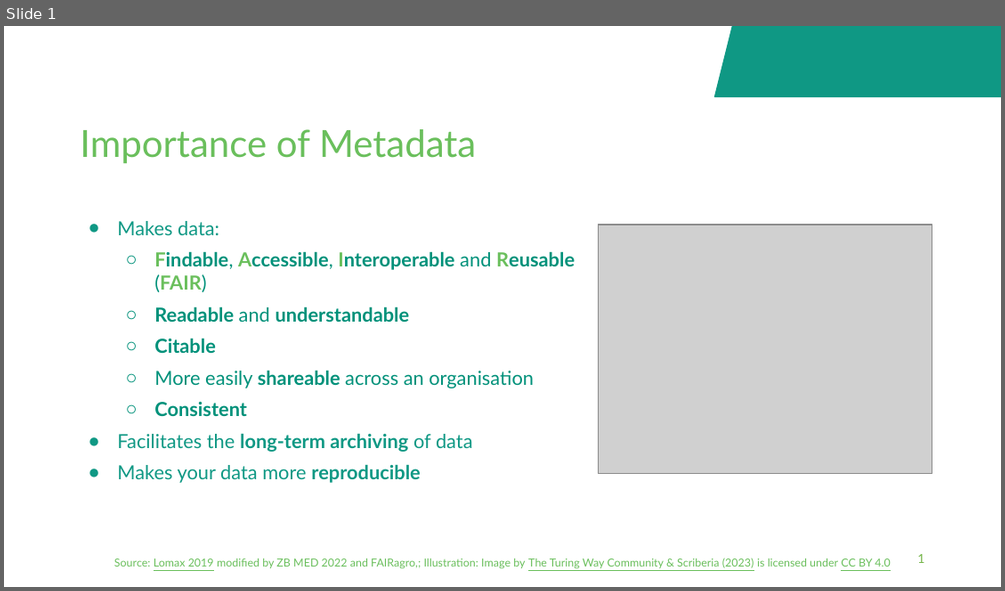
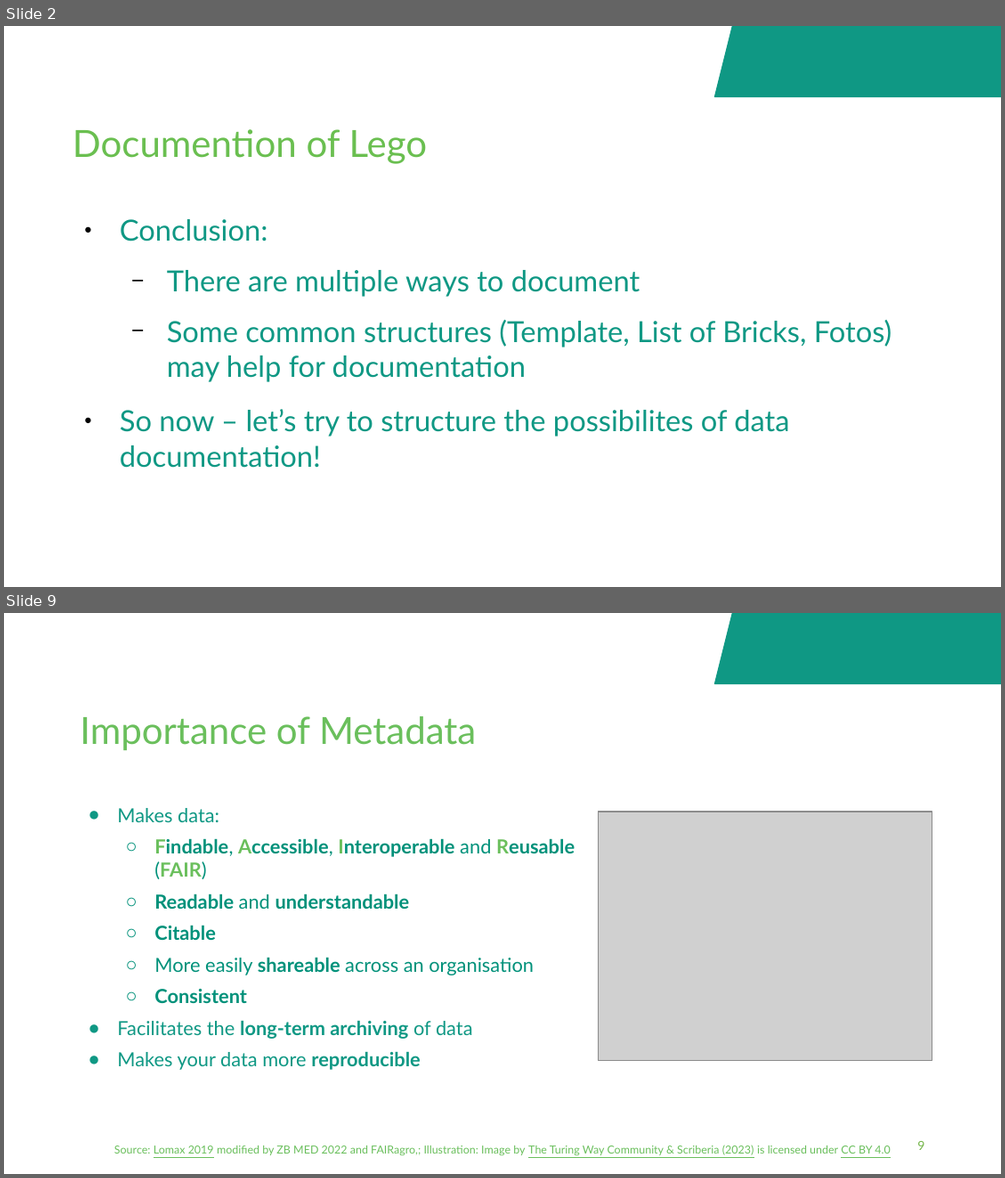
Before and after one commit to fairagro/FAIRagro_Modular-RDM-Training-Material, a slide deck: FAIRagro_Trainings_planned/2026-11_YSM_JKI/20261117-04-Lego-Discussion-and-Documentation-30min-Bosse.odp. Shown one above the other, each under a label of ours: slide 1 before the commit, slides 2 and 9 after it; the slides between them are not shown. The pictures are 1005x591 and 1005x1178 pixels, drawn with LibreOffice and Linux fonts; fonts in the diff are those of the drawing; grey boxes stand for pictures; background and template pictures are left out. Boxes give left, top, right and bottom in pixels: in the first picture for what was removed or moved away, otherwise in the second. Text is boxed around its words. In the diff, an @@ line names an element or a change of style, - is before the commit and + after.

```diff
--- a/FAIRagro_Trainings_planned/2026-11_YSM_JKI/20261117-04-Lego-Discussion-and-Documentation-30min-Bosse.odp
+++ b/FAIRagro_Trainings_planned/2026-11_YSM_JKI/20261117-04-Lego-Discussion-and-Documentation-30min-Bosse.odp
@@ slide 2 added at [4, 26, 1001, 587], background #FFFFFF; not listed: 1 template element that a slide beside it also shows @@
@@ title added at [73, 129, 428, 164], 27 pt, text #6ABF50 @@
+Documention of Lego
@@ text added at [120, 219, 892, 467], 21 pt, text #0F9884 @@
+● Conclusion:
+  − There are multiple ways to document
+  − Some common structures (Template, List of Bricks, Fotos) may help for documentation
+● So now – let’s try to structure the possibilites of data documentation!
@@ what was slide 1 is now slide 9 @@
@@ page number at [917, 1141, 924, 1150]: text changed @@
-1
+9
```
Also in this commit, not shown: 2 slides changed, 8 other slides added, 11 other files.
